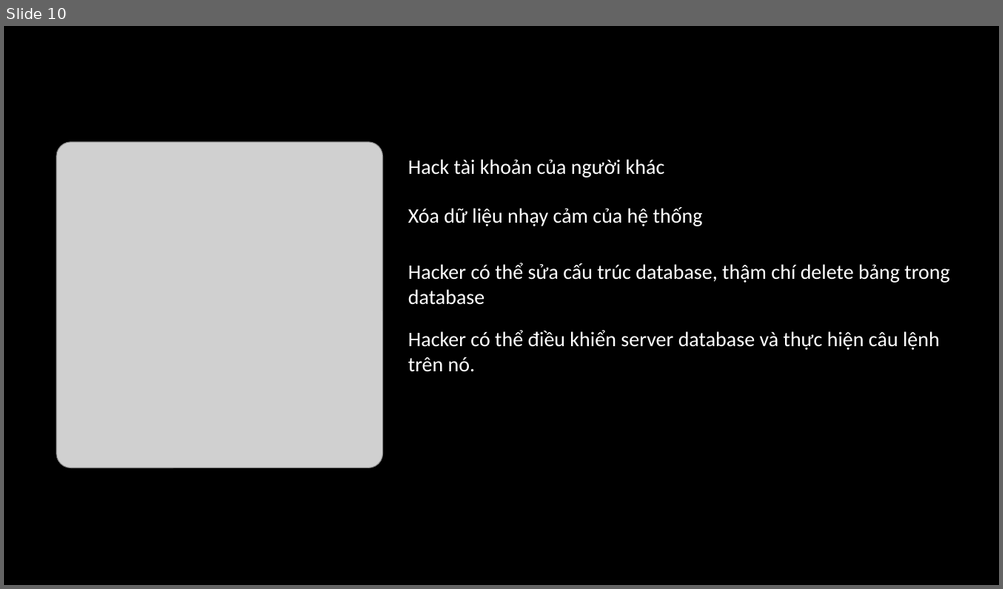
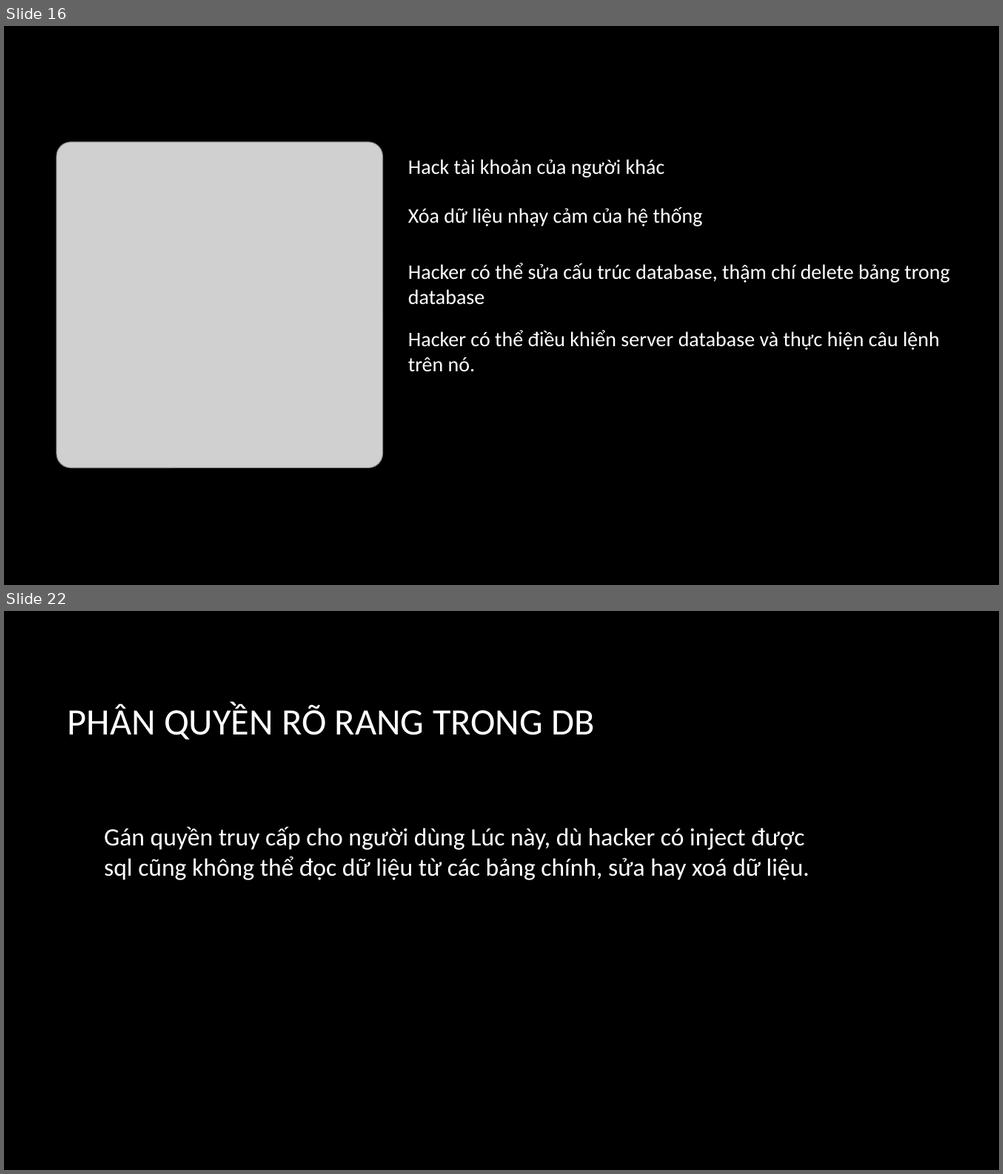
Before and after one commit to phamthanhtrungg/sql-injection, a slide deck: presentation.pptx. Shown one above the other, each under a label of ours: slide 10 before the commit, slides 16 and 22 after it; the slides between them are not shown. The pictures are 1003x589 and 1003x1174 pixels, drawn with LibreOffice and Linux fonts; fonts in the diff are those of the drawing; grey boxes stand for pictures; background and template pictures are left out. Boxes give left, top, right and bottom in pixels: in the first picture for what was removed or moved away, otherwise in the second. Text is boxed around its words. In the diff, an @@ line names an element or a change of style, - is before the commit and + after.

```diff
--- a/presentation.pptx
+++ b/presentation.pptx
@@ slide 22 added at [4,611,999,1170], background picture (left out) @@
@@ title added at [68,704,594,740], 36 pt, text #FFFFFF @@
+PHÂN QUYỀN RÕ RANG TRONG DB
@@ text added at [104,826,809,880], 24 pt, text #FFFFFF @@
+Gán quyền truy cấp cho người dùng Lúc này, dù hacker có inject được sql cũng không thể đọc dữ liệu từ các bảng chính, sửa hay xoá dữ liệu.
@@ what was slide 10 is now slide 16 @@
```
Also in this commit, not shown: 7 slides changed, 11 other slides added, 4 slides removed, 1 other file.
